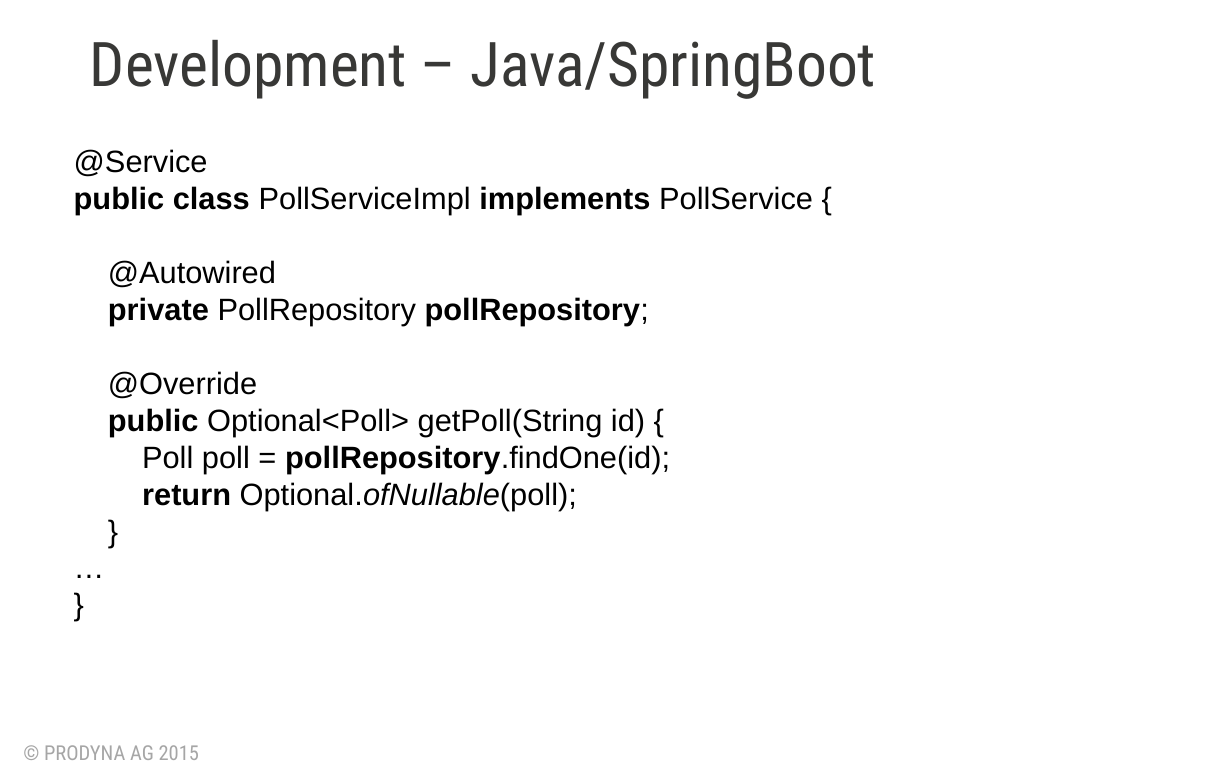
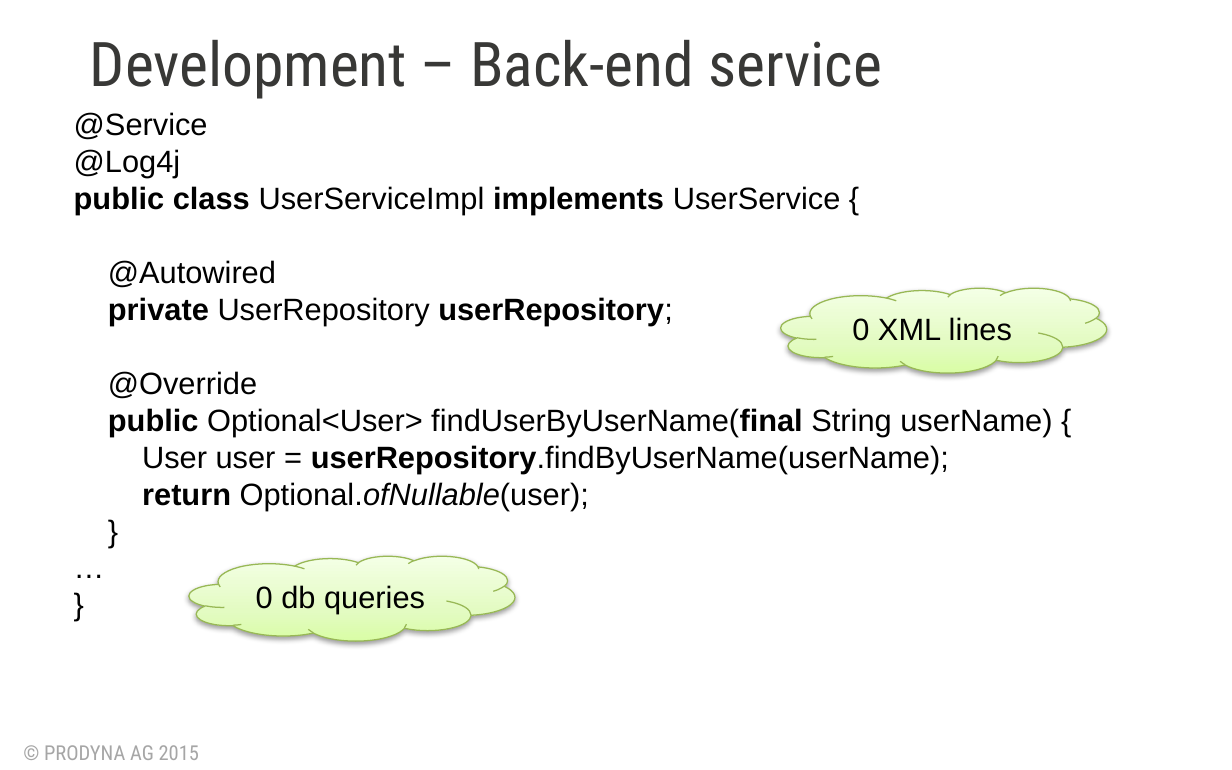
Before and after one commit to BGligorijevic/pac-slides, a slide deck: slide 10 of PAC-final-presentation.pptx (slide 9 before the commit). Drawn at 1232x770 pixels with LibreOffice and Linux fonts; fonts in the diff are those of the drawing; background and template pictures are left out. Boxes give left, top, right and bottom in pixels: in the first picture for what was removed or moved away, otherwise in the second. Text is boxed around its words. In the diff, an @@ line names an element or a change of style, - is before the commit and + after.

Commit message:
Latest presentation

```diff
--- a/PAC-final-presentation.pptx
+++ b/PAC-final-presentation.pptx
@@ text at [90, 39, 882, 99]: text changed @@
-Development – Java/SpringBoot
+Development – Back-end service
@@ text at [74, 112, 1052, 510]: text changed @@
-@Service
-public class PollServiceImpl implements PollService {
-@Autowired
-private PollRepository pollRepository;
-@Override
-public Optional<Poll> getPoll(String id) {
-Poll poll = pollRepository.findOne(id);
-return Optional.ofNullable(poll);
-}
+@Service
+@Log4j
+public class UserServiceImpl implements UserService {
+@Autowired
+private UserRepository userRepository;
+@Override
+public Optional<User> findUserByUserName(final String userName) {
+User user = userRepository.findByUserName(userName);
+return Optional.ofNullable(user);
+}
@@ cloud added at [781, 288, 1106, 373], fill gradient #DAFDA7 to #E4FCC2 to #F5FFE7, outline #98B955 0.75 pt, 18 pt, text #000000 @@
+0 XML lines
@@ cloud added at [190, 556, 515, 641], fill gradient #DAFDA7 to #E4FCC2 to #F5FFE7, outline #98B955 0.75 pt, 18 pt, text #000000 @@
+0 db queries
```
Also in this commit, not shown: 8 other slides changed, 2 slides added, 1 slide removed.
